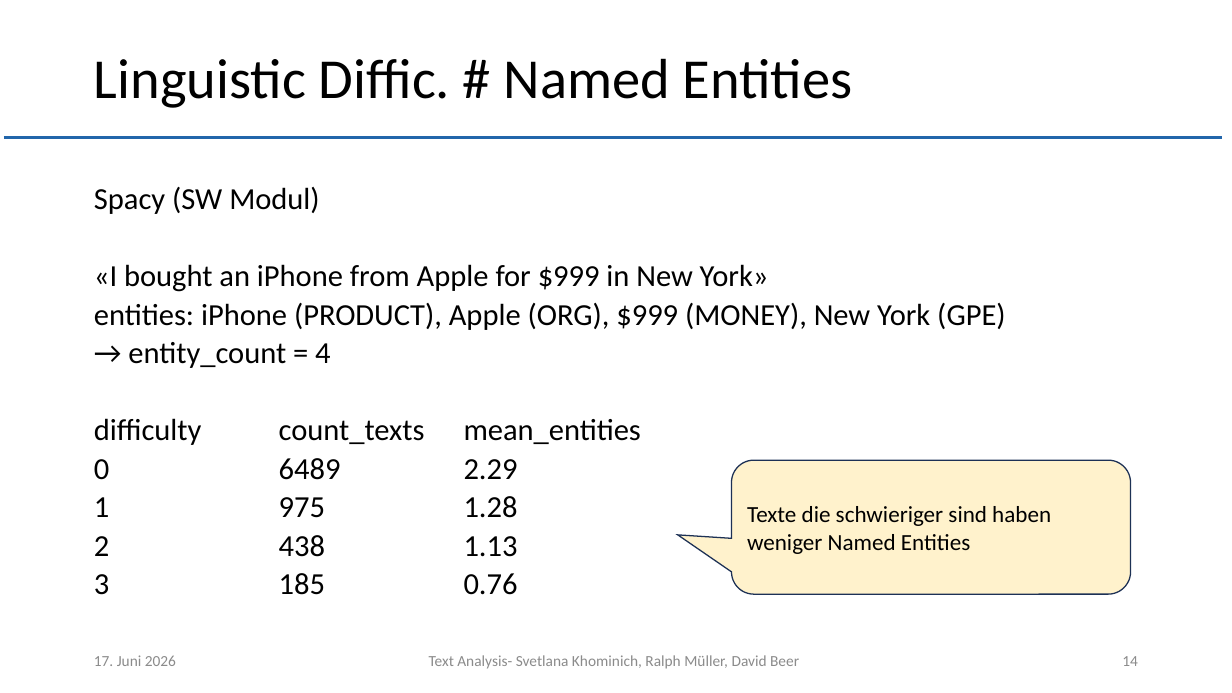
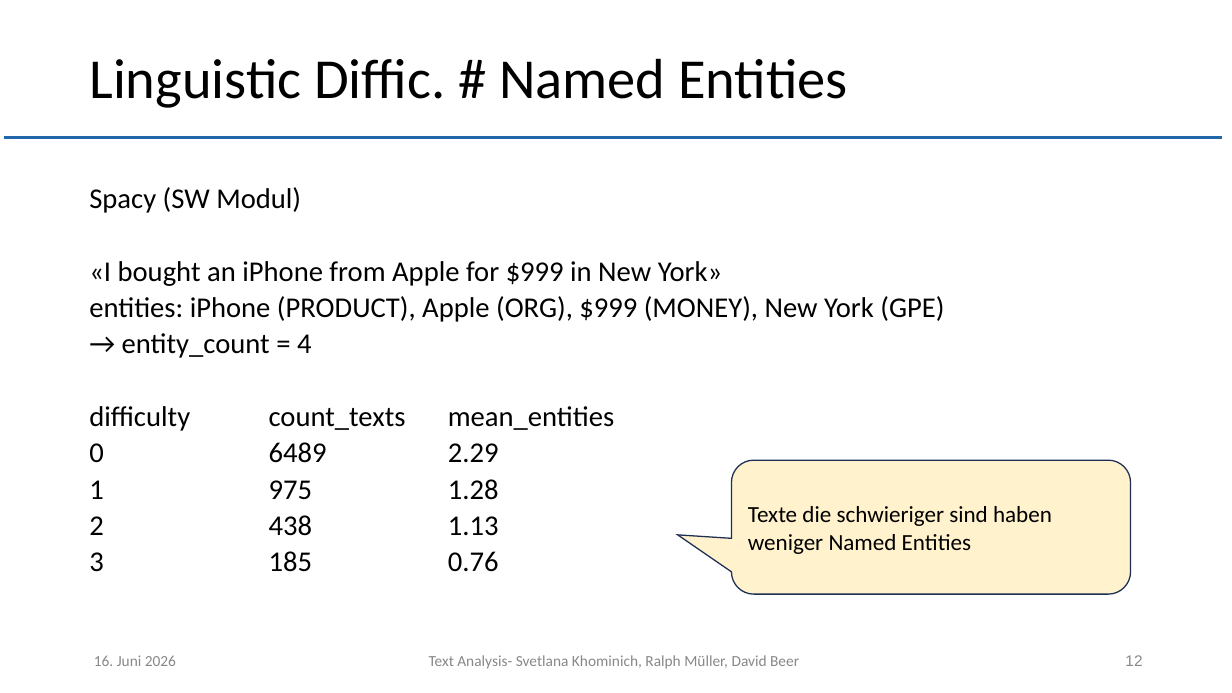
Before and after one commit to muellR/text_analysis, a slide deck: slide 12 of presentation/ln_text_analysis.pptx (slide 14 before the commit). Drawn at 1232x693 pixels with LibreOffice and Linux fonts; fonts in the diff are those of the drawing; background and template pictures are left out. Boxes give left, top, right and bottom in pixels: in the first picture for what was removed or moved away, otherwise in the second. Text is boxed around its words. In the diff, an @@ line names an element or a change of style, - is before the commit and + after.

```diff
--- a/presentation/ln_text_analysis.pptx
+++ b/presentation/ln_text_analysis.pptx
@@ title "Linguistic Diffic. # Named Entities": place and size @@
-title "Linguistic Diffic. # Named Entities" at [94, 58, 853, 108]
+title "Linguistic Diffic. # Named Entities" at [89, 58, 848, 108]
@@ text "Spacy (SW Modul)" at [89, 187, 944, 572]: size 23.8 to 22.3 pt; line spacing 0.7 to 0.72; less space between paragraphs @@
@@ text at [94, 655, 176, 666]: text changed; text colour #8C8C8C to #888888 @@
-17. Juni 2026
+16. Juni 2026
@@ page number removed at [1122, 656, 1138, 666] @@
-14
@@ page number added at [1125, 655, 1142, 666], 12 pt, text #888888 @@
+12
```
Also in this commit, not shown: 11 other slides changed, 4 slides added, 9 slides removed, 1 other file.
